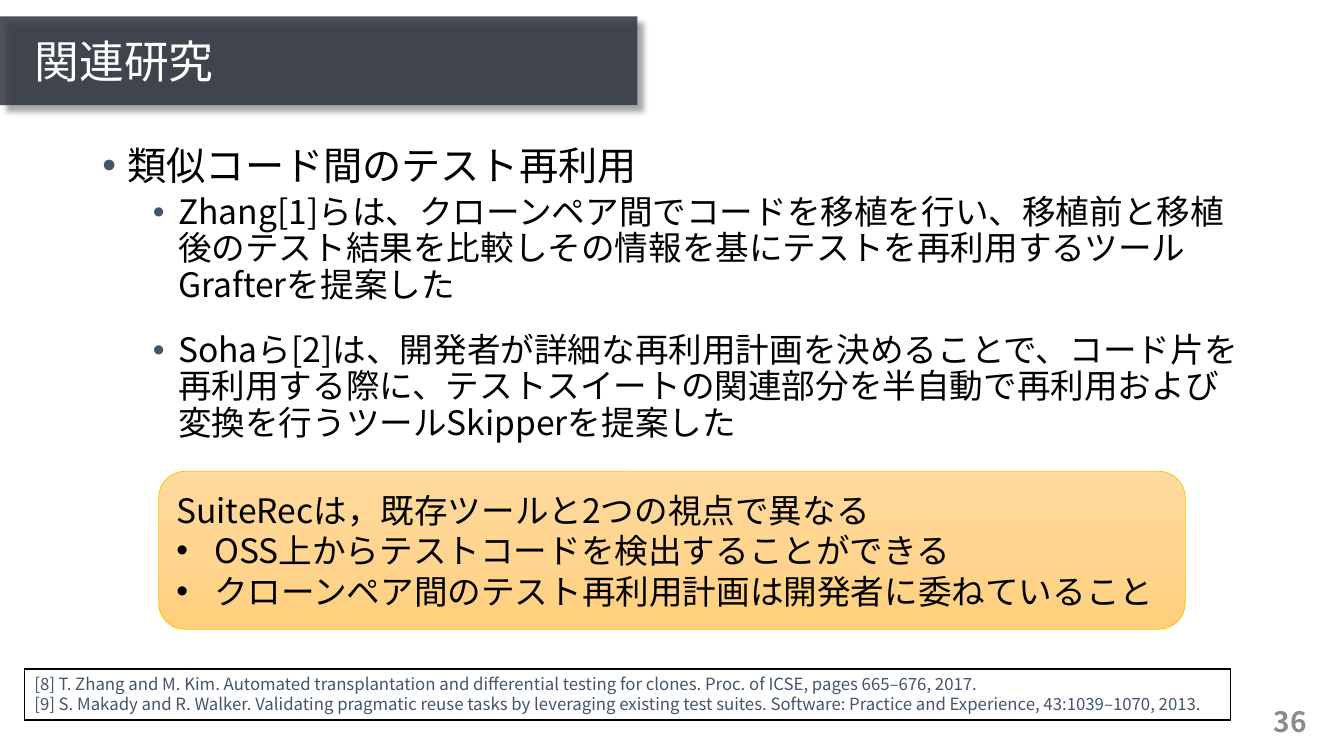
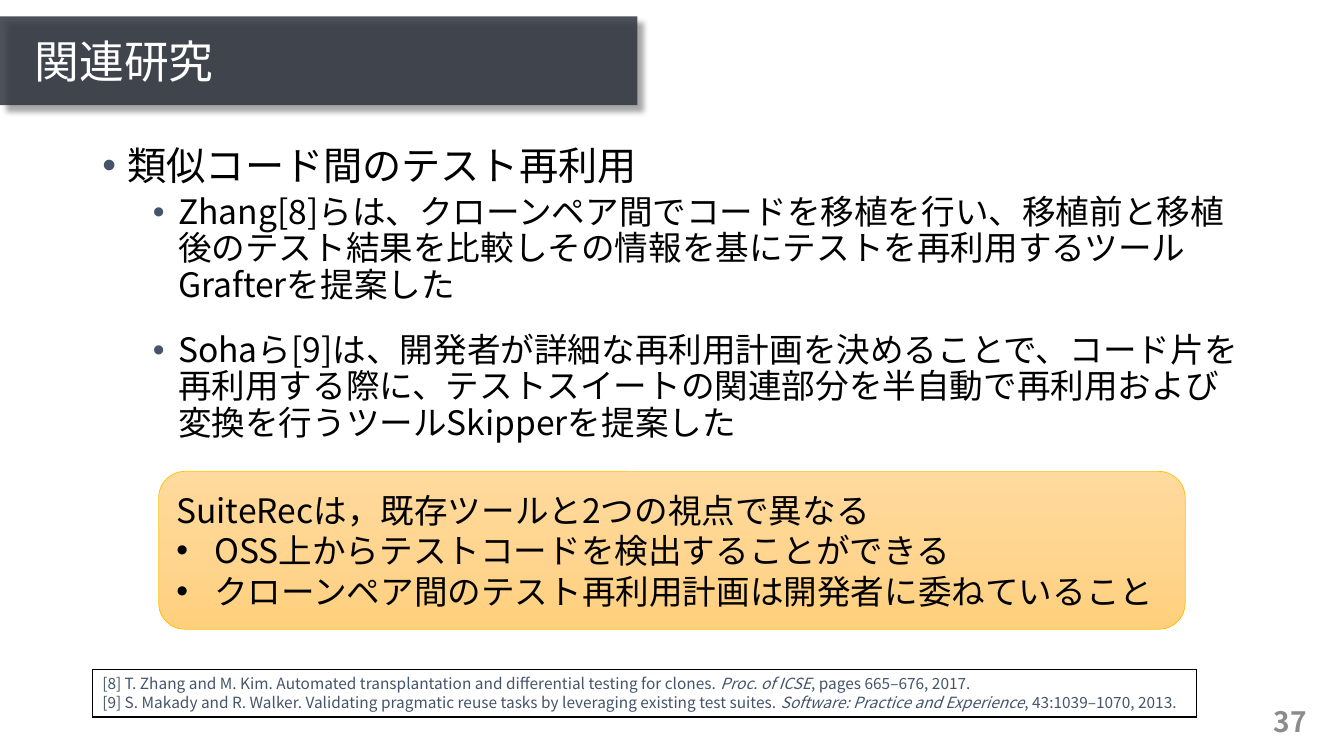
Before and after one commit to ryosuke-ku/mthesis2020-pre, a slide deck: slide 37 of presentation_kurachi.pptx (slide 36 before the commit). Drawn at 1344x756 pixels with LibreOffice and Linux fonts; fonts in the diff are those of the drawing. Boxes give left, top, right and bottom in pixels: in the first picture for what was removed or moved away, otherwise in the second. Text is boxed around its words. In the diff, an @@ line names an element or a change of style, - is before the commit and + after.

```diff
--- a/presentation_kurachi.pptx
+++ b/presentation_kurachi.pptx
@@ text at (x1=178, y1=195, x2=1238, y2=443): text changed @@
-  • Zhang[1]らは、クローンペア間でコードを移植を行い、移植前と移植後のテスト結果を比較しその情報を基にテストを再利用するツールGrafterを提案した
-  • Sohaら[2]は、開発者が詳細な再利用計画を決めることで、コード片を再利用する際に、テストスイートの関連部分を半自動で再利用および変換を行うツールSkipperを提案した
+  • Zhang[8]らは、クローンペア間でコードを移植を行い、移植前と移植後のテスト結果を比較しその情報を基にテストを再利用するツールGrafterを提案した
+  • Sohaら[9]は、開発者が詳細な再利用計画を決めることで、コード片を再利用する際に、テストスイートの関連部分を半自動で再利用および変換を行うツールSkipperを提案した
@@ rectangle "[8] T. Zhang and M. ..." resized from (x1=24, y1=669, x2=1230, y2=720) to (x1=93, y1=669, x2=1197, y2=717) @@
@@ rectangle "[8] T. Zhang and M. ..." at (x1=93, y1=669, x2=1197, y2=717): size 12 to 11 pt; italic on in "Proc. of ICSE,", "Software: Practice and Experience," @@
@@ page number at (x1=1274, y1=711, x2=1307, y2=733): text changed @@
-36
+37
```
Also in this commit, not shown: 3 other slides changed.
